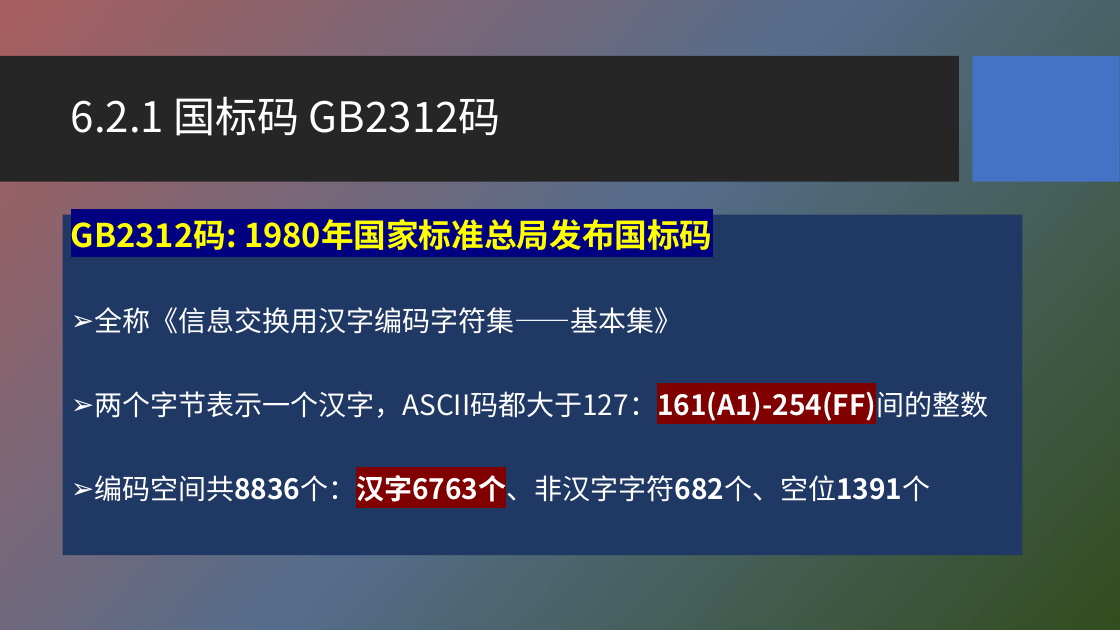
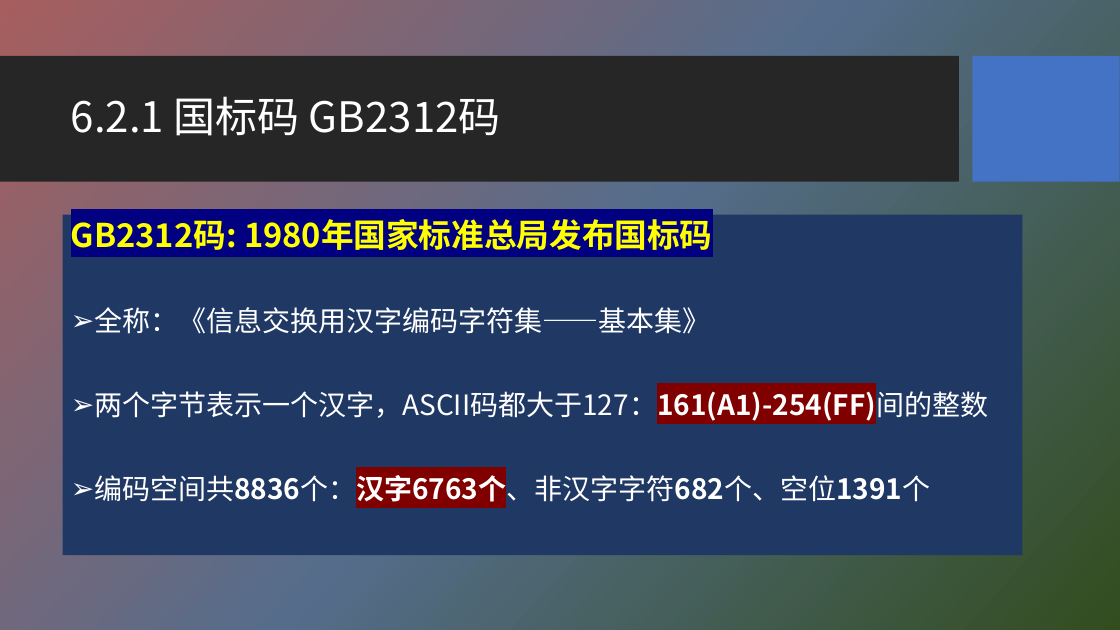
Before and after one commit to HBU/NLP_PPT, a slide deck: slide 6 of PPT-2020/ch06 字符编码与字频统计.pptx. Drawn at 1120x630 pixels with LibreOffice and Linux fonts; fonts in the diff are those of the drawing; background and template pictures are left out. Boxes give left, top, right and bottom in pixels: in the first picture for what was removed or moved away, otherwise in the second. Text is boxed around its words. In the diff, an @@ line names an element or a change of style, - is before the commit and + after.

```diff
--- a/PPT-2020/ch06 字符编码与字频统计.pptx
+++ b/PPT-2020/ch06 字符编码与字频统计.pptx
@@ text at (94,307,710,334): text changed @@
-➢ 全称《信息交换用汉字编码字符集——基本集》
+➢ 全称：《信息交换用汉字编码字符集——基本集》
```
Also in this commit, not shown: 16 other slides changed, 1 other file.
